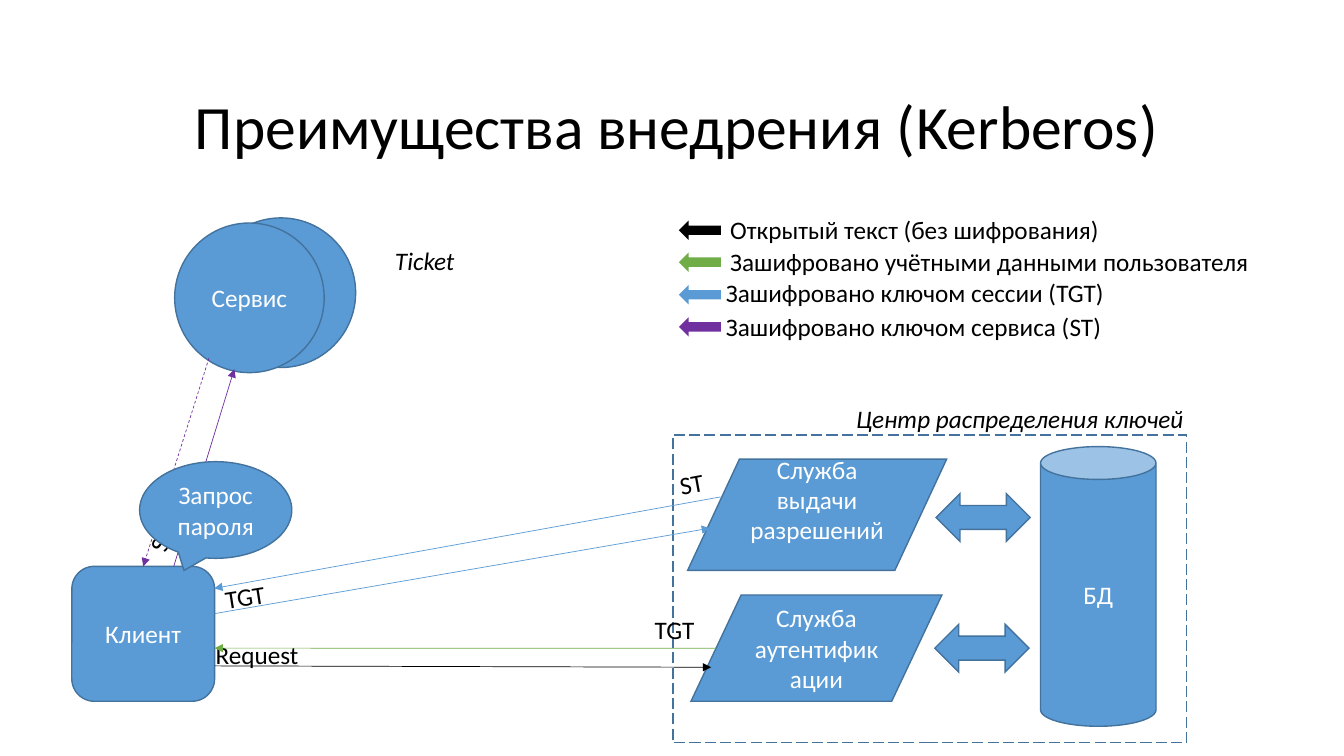
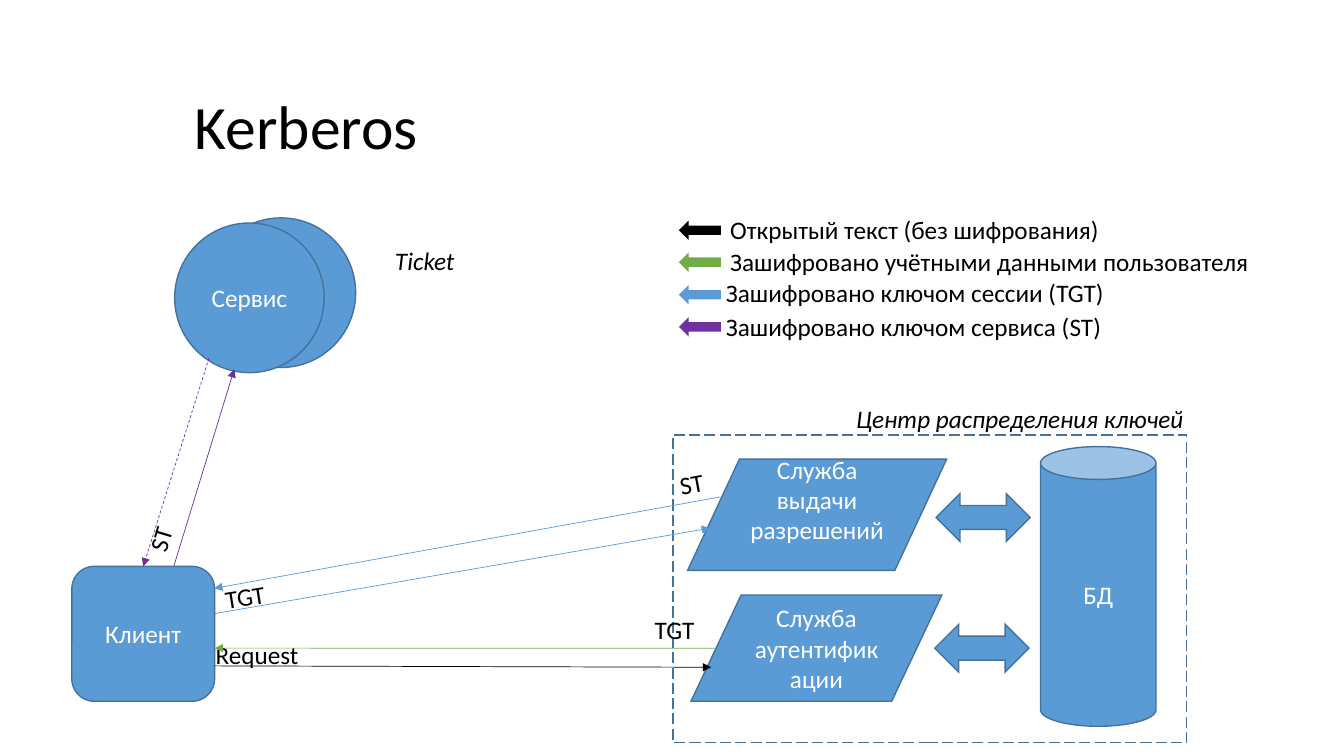
Before and after one commit to KozinOleg97/diplom, a slide deck: slide 9 of Vkr_p2.pptx (slide 10 before the commit). Drawn at 1344x756 pixels with LibreOffice and Linux fonts; fonts in the diff are those of the drawing. Boxes give left, top, right and bottom in pixels: in the first picture for what was removed or moved away, otherwise in the second. Text is boxed around its words. In the diff, an @@ line names an element or a change of style, - is before the commit and + after.

```diff
--- a/Vkr_p2.pptx
+++ b/Vkr_p2.pptx
@@ title at (x1=195, y1=106, x2=418, y2=150): text changed @@
-Преимущества внедрения (Kerberos)
+Kerberos
@@ speech bubble removed at (x1=140, y1=462, x2=292, y2=559) @@
-Запрос пароля
```
Also in this commit, not shown: 11 other slides changed, 6 slides added, 2 slides removed, 1 other file.
